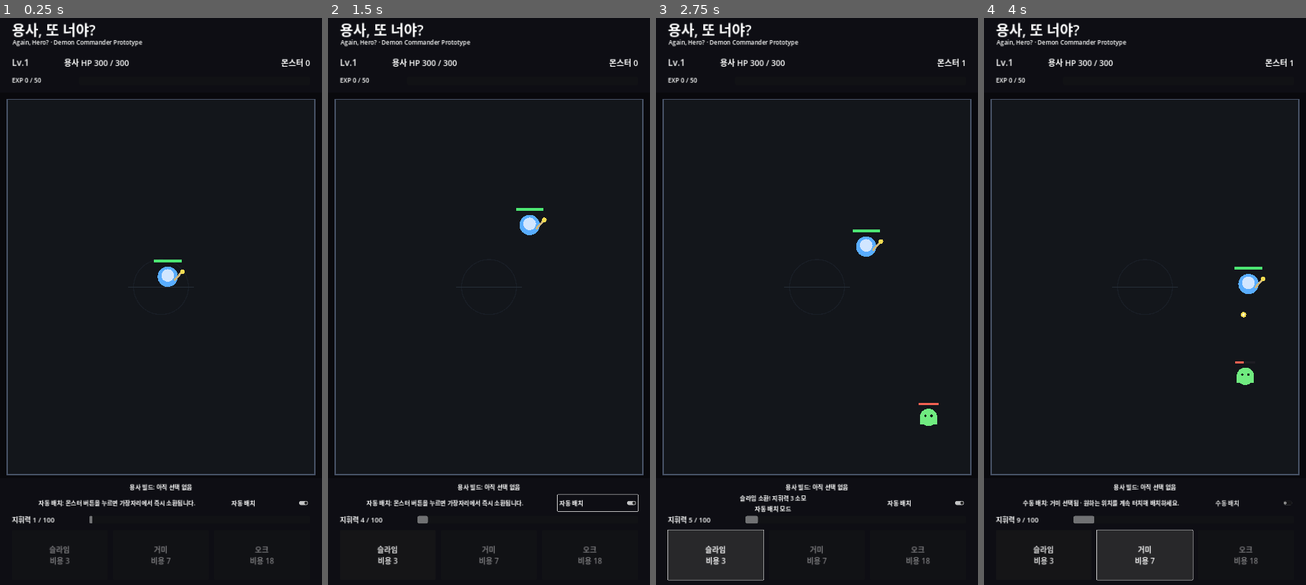
Above: before the commit, frames 1-4 (left to right).
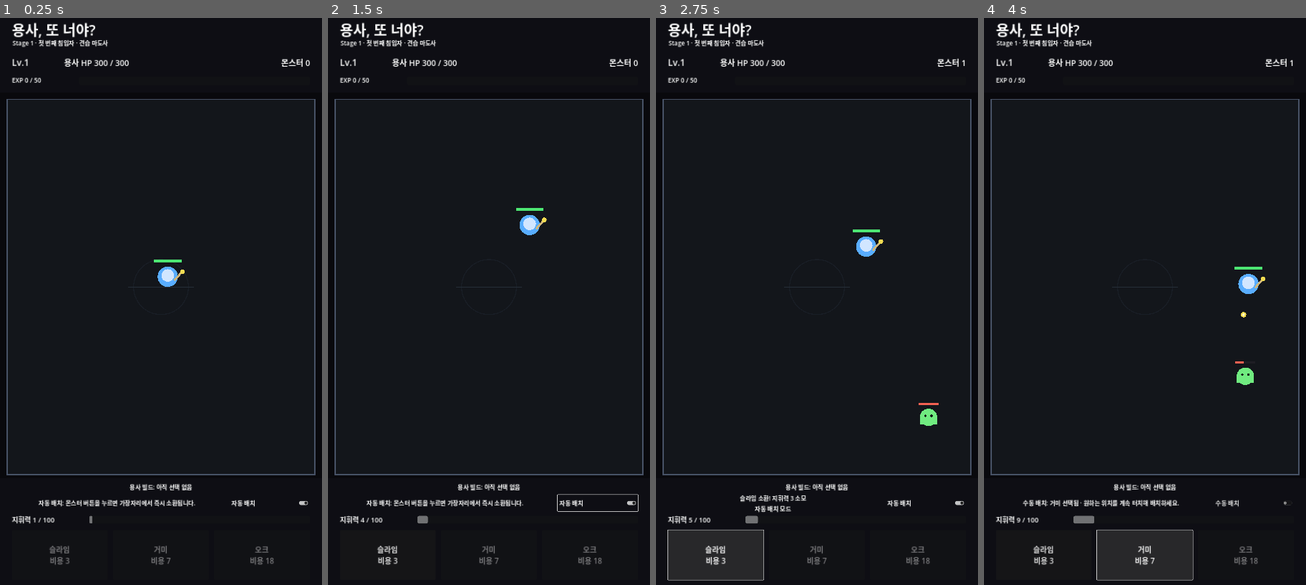
Above: after the commit, the same moments.

Repository: MinSung0732/Again-Hero-
Game: Godot game, scene res://src/main/Main.tscn
Two runs of this game, one before a commit and one after it. Both use one fixed random seed, a clock stepped at 60 frames per second and the inputs below.
Inputs:
- Up to frame 1 (0.25 s): no input
- Up to frame 2 (1.5 s): click "자동 배치" at 0.5 s; click "수동 배치" at 1.25 s
- Up to frame 3 (2.75 s): click "슬라임 비용 3" at 2 s
- Up to frame 4 (4 s): click "자동 배치" at 2.75 s; click "거미 비용 7" at 3.5 s

The runs differ from the first frame. In frame 1, 0.3% of the frame differs, in the area x 3-45%, y 3-6%; in frame 2, 0.3%; in frame 3, 0.3%; in frame 4, 0.3%.

Commit message:
ui: show stage and hero identity in battle HUD

Diff:
--- a/src/main/main.gd
+++ b/src/main/main.gd
@@ -1,6 +1,7 @@
 extends Control
 
 @onready var battle = $Battle
+@onready var subtitle_label: Label = $TopBar/Subtitle
 @onready var hero_level_label: Label = $TopBar/HeroLevel
 @onready var hero_hp_label: Label = $TopBar/HeroHP
 @onready var monsters_label: Label = $TopBar/Monsters
@@ -43,6 +44,12 @@
 	restart_button.pressed.connect(_on_restart_pressed)
 
 	var snapshot: Dictionary = battle.get_snapshot()
+	subtitle_label.text = "Stage %d · %s · %s" % [
+		int(snapshot.get("stage_number", 1)),
+		String(snapshot.get("stage_name", "첫 번째 침입자")),
+		String(snapshot.get("hero_name", "견습 마도사")),
+	]
+
 	_on_stats_changed(
 		int(snapshot.get("hero_hp", 0)),
 		int(snapshot.get("hero_max_hp", 0)),
@@ -176,8 +183,8 @@
 	placement_toggle.disabled = true
 
 	if player_won:
-		result_title.text = "HERO SLAIN"
-		status_label.text = "용사를 쓰러뜨렸습니다. 마왕 승리!"
+		result_title.text = "STAGE CLEAR"
+		status_label.text = "용사를 쓰러뜨렸습니다. 스테이지 클리어!"
 	else:
 		result_title.text = "EXPERIMENT FAILED"
 		status_label.text = "이번 실험이 종료되었습니다."
